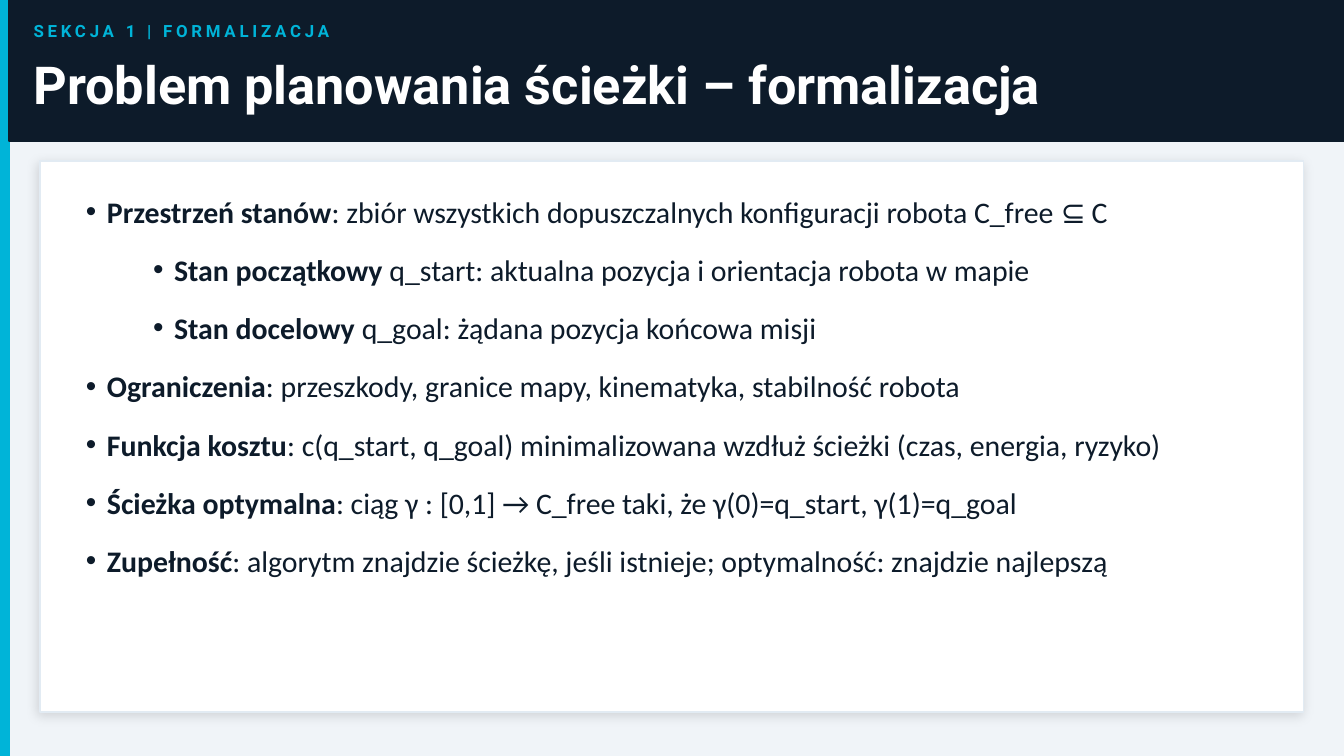
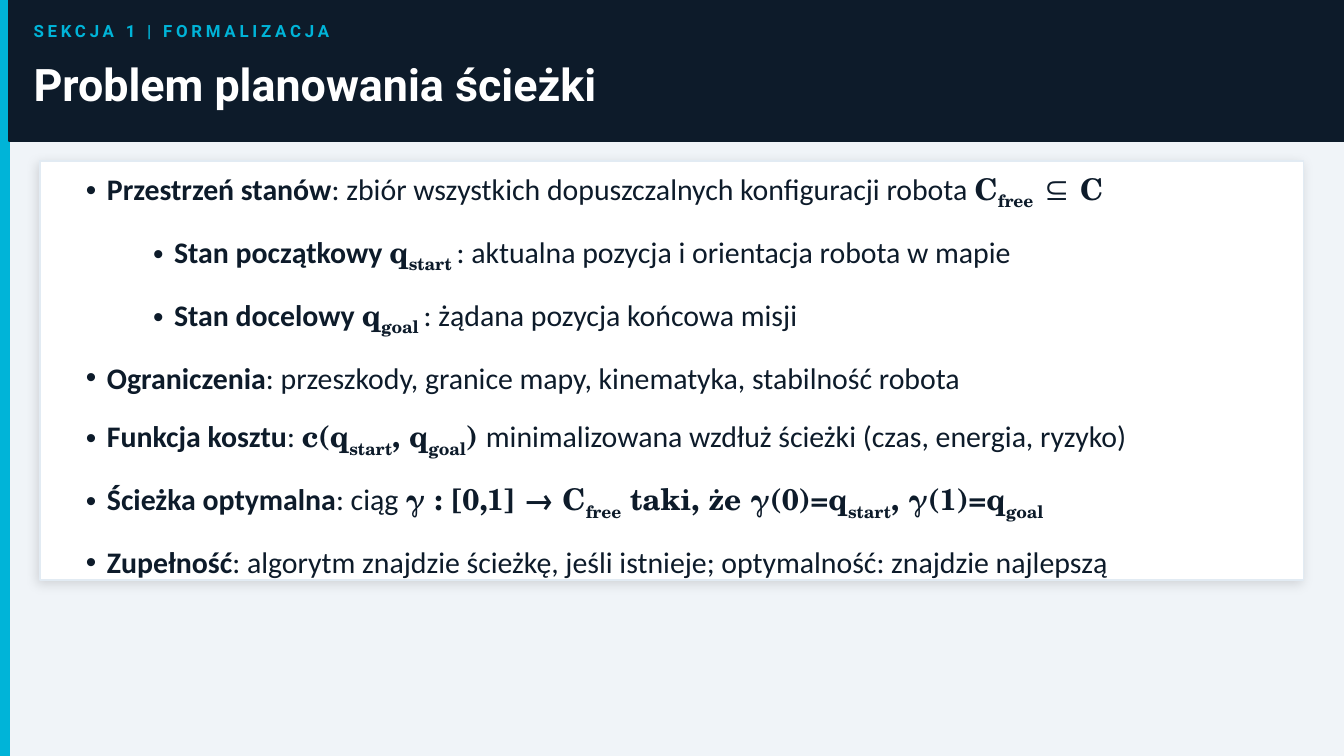
Before and after one commit to MatPomGit/MobileHub, a slide deck: slide 5 of zajecia/robo/robo_w3.pptx. Drawn at 1344x756 pixels with LibreOffice and Linux fonts; fonts in the diff are those of the drawing. Boxes give left, top, right and bottom in pixels: in the first picture for what was removed or moved away, otherwise in the second. Text is boxed around its words. In the diff, an @@ line names an element or a change of style, - is before the commit and + after.

```diff
--- a/zajecia/robo/robo_w3.pptx
+++ b/zajecia/robo/robo_w3.pptx
@@ text at bbox=[34, 67, 596, 110]: text changed; size 28 to 24 pt @@
-Problem planowania ścieżki – formalizacja
+Problem planowania ścieżki
@@ rectangle: place and size @@
-rectangle at bbox=[40, 161, 1304, 712]
+rectangle at bbox=[40, 161, 1304, 579]
@@ text at bbox=[107, 178, 1103, 331]: text changed @@
-• Przestrzeń stanów: zbiór wszystkich dopuszczalnych konfiguracji robota C_free ⊆ C
-  • Stan początkowy q_start: aktualna pozycja i orientacja robota w mapie
-  • Stan docelowy q_goal: żądana pozycja końcowa misji
+• Przestrzeń stanów: zbiór wszystkich dopuszczalnych konfiguracji robota Cfree ⊆ C
+  • Stan początkowy qstart : aktualna pozycja i orientacja robota w mapie
+  • Stan docelowy qgoal : żądana pozycja końcowa misji
@@ text at bbox=[107, 425, 1126, 518]: text changed; bold on @@
-• Funkcja kosztu: c(q_start, q_goal) minimalizowana wzdłuż ścieżki (czas, energia, ryzyko)
-• Ścieżka optymalna: ciąg γ : [0,1] → C_free taki, że γ(0)=q_start, γ(1)=q_goal
+• Funkcja kosztu: c(qstart, qgoal) minimalizowana wzdłuż ścieżki (czas, energia, ryzyko)
+• Ścieżka optymalna: ciąg γ : [0,1] → Cfree taki, że γ(0)=qstart, γ(1)=qgoal
```
Also in this commit, not shown: 33 other slides changed, 9 other files.
